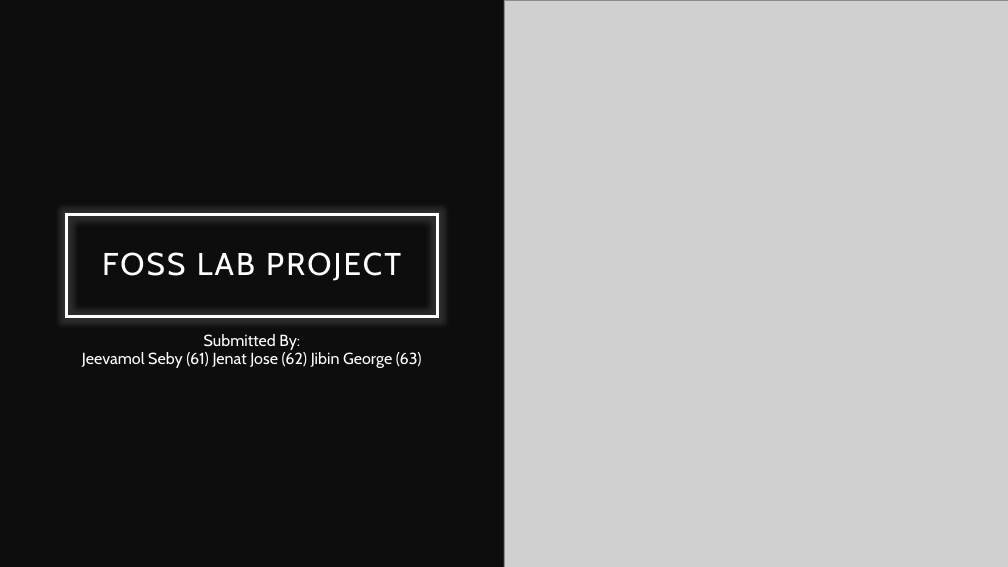
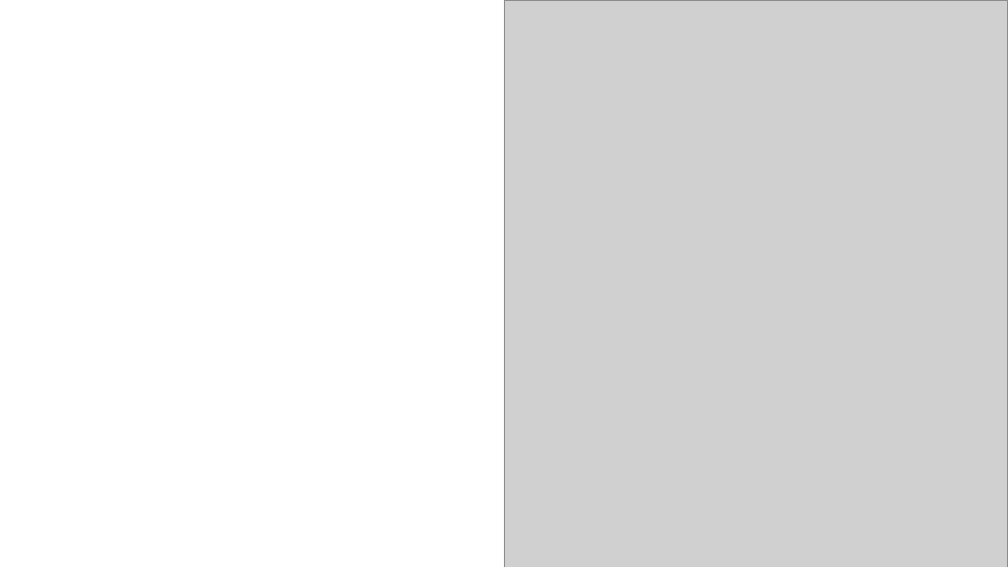
Before and after one commit to t0p3/PyQt-Project, a slide deck: slide 1 of FOSS LAB PROJECT.pptm. Drawn at 1008x567 pixels with LibreOffice and Linux fonts; fonts in the diff are those of the drawing; grey boxes stand for pictures. Boxes give left, top, right and bottom in pixels: in the first picture for what was removed or moved away, otherwise in the second. Text is boxed around its words. In the diff, an @@ line names an element or a change of style, - is before the commit and + after.

```diff
--- a/FOSS LAB PROJECT.pptm
+++ b/FOSS LAB PROJECT.pptm
@@ rectangle at box(0, 0, 504, 567): fill #0D0D0D to #FFFFFF @@
@@ rectangle at box(67, 215, 438, 317): title to rectangle @@
@@ text in rectangle at box(102, 252, 401, 281): text removed @@
-FOSS LAB PROJECT
@@ subtitle removed at box(82, 334, 422, 368) @@
-Submitted By:
-Jeevamol Seby (61) Jenat Jose (62) Jibin George (63)
```
Also in this commit, not shown: 7 other slides changed.
